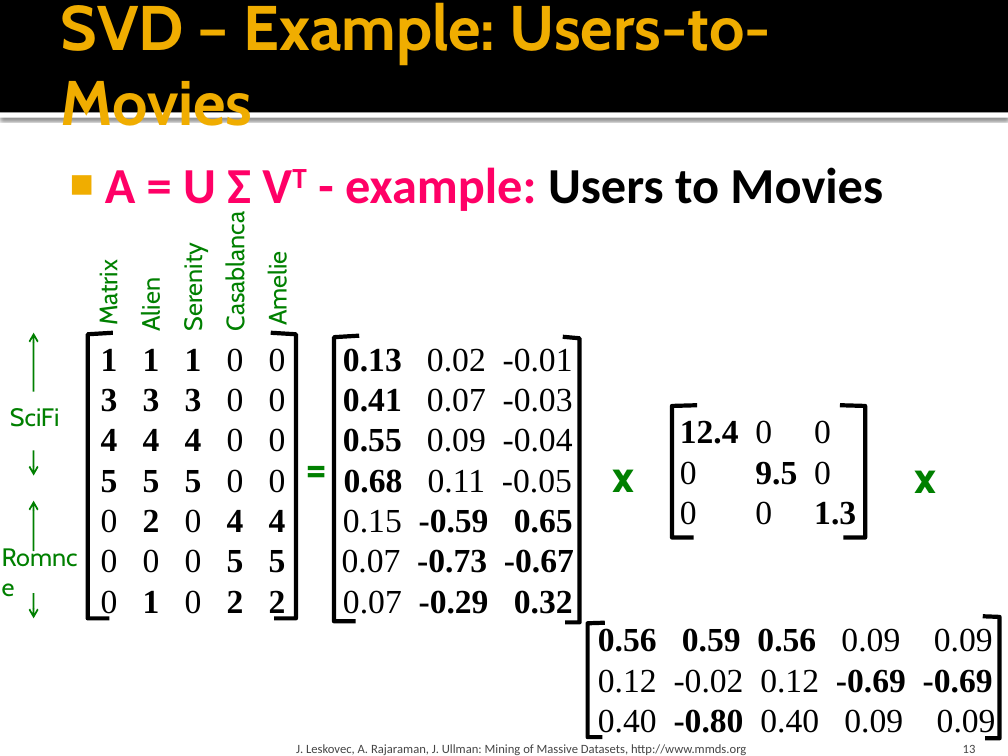
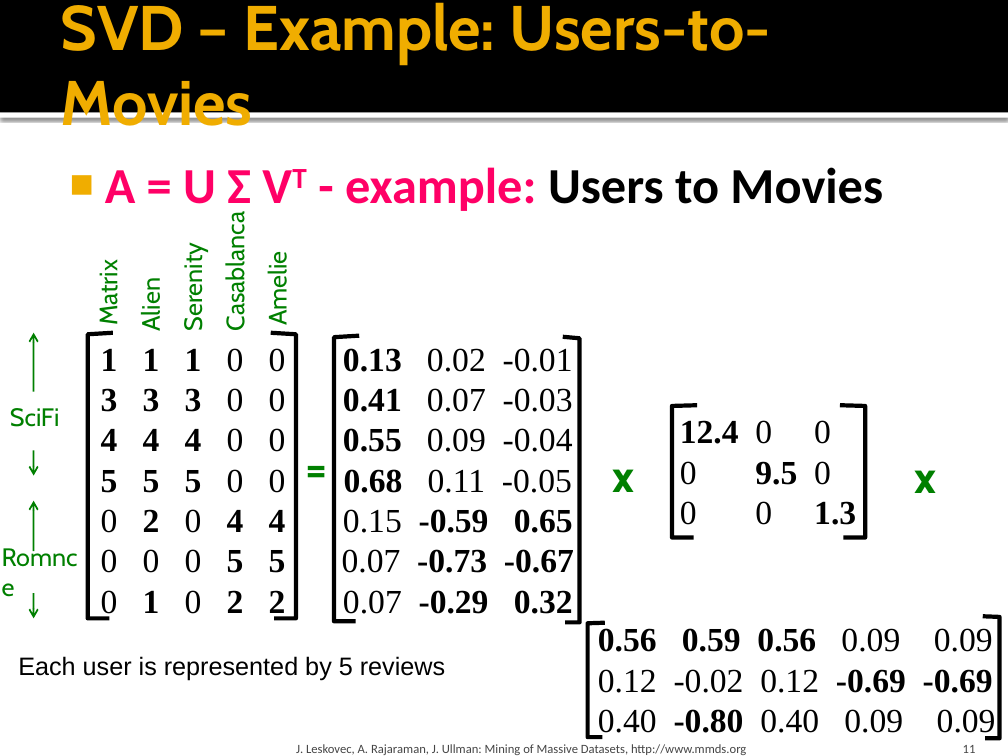
Before and after one commit to yaoyichi/yaoyichi.github.io, a slide deck: slide 11 of spatial-ai/w4w5.3-ch11-dimred.pptx (slide 13 before the commit). Drawn at 1008x756 pixels with LibreOffice and Linux fonts; fonts in the diff are those of the drawing. Boxes give left, top, right and bottom in pixels: in the first picture for what was removed or moved away, otherwise in the second. Text is boxed around its words. In the diff, an @@ line names an element or a change of style, - is before the commit and + after.

```diff
--- a/spatial-ai/w4w5.3-ch11-dimred.pptx
+++ b/spatial-ai/w4w5.3-ch11-dimred.pptx
@@ text added at bbox=[18, 656, 445, 680], 18 pt, text #000000 @@
+Each user is represented by 5 reviews
@@ page number at bbox=[963, 745, 976, 753]: text changed @@
-13
+11
```
Also in this commit, not shown: 6 other slides changed, 1 slide added, 15 slides removed, 4 other files.
